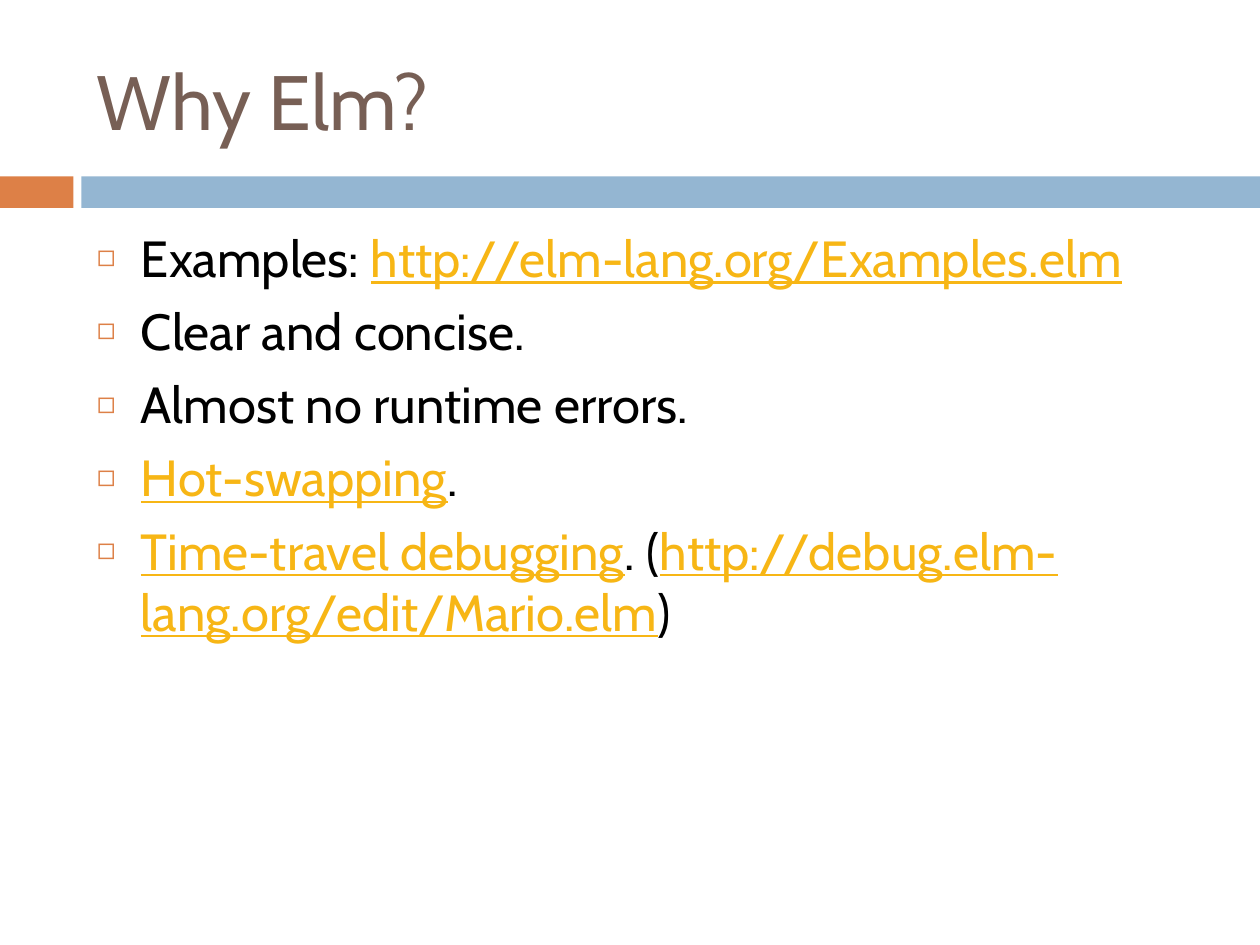
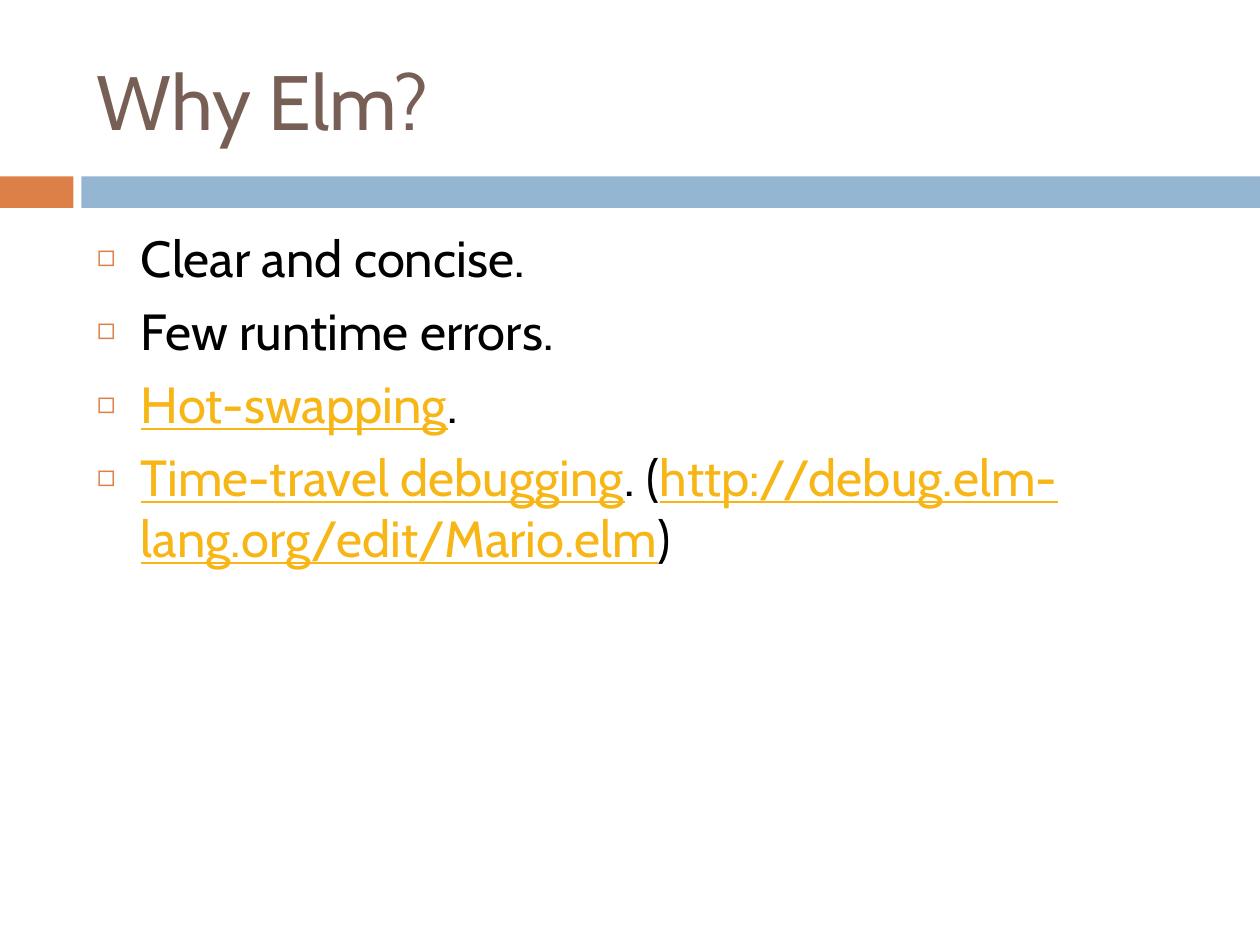
Before and after one commit to holdenlee/elm-class, a slide deck: slide 7 of lesson/Game Programming with Elm 2016.pptx (slide 5 before the commit). Drawn at 1260x945 pixels with LibreOffice and Linux fonts; fonts in the diff are those of the drawing. Boxes give left, top, right and bottom in pixels: in the first picture for what was removed or moved away, otherwise in the second. Text is boxed around its words. In the diff, an @@ line names an element or a change of style, - is before the commit and + after.

```diff
--- a/lesson/Game Programming with Elm 2016.pptx
+++ b/lesson/Game Programming with Elm 2016.pptx
@@ text at <box>141,239,1122,288</box>: paragraph removed @@
-◻ Examples: http://elm-lang.org/Examples.elm
@@ text at <box>141,314,554,351</box>: text changed @@
-◻ Almost no runtime errors.
+◻ Few runtime errors.
```
Also in this commit, not shown: 4 other slides changed, 2 slides added, 5 slides removed, 1 other file.
